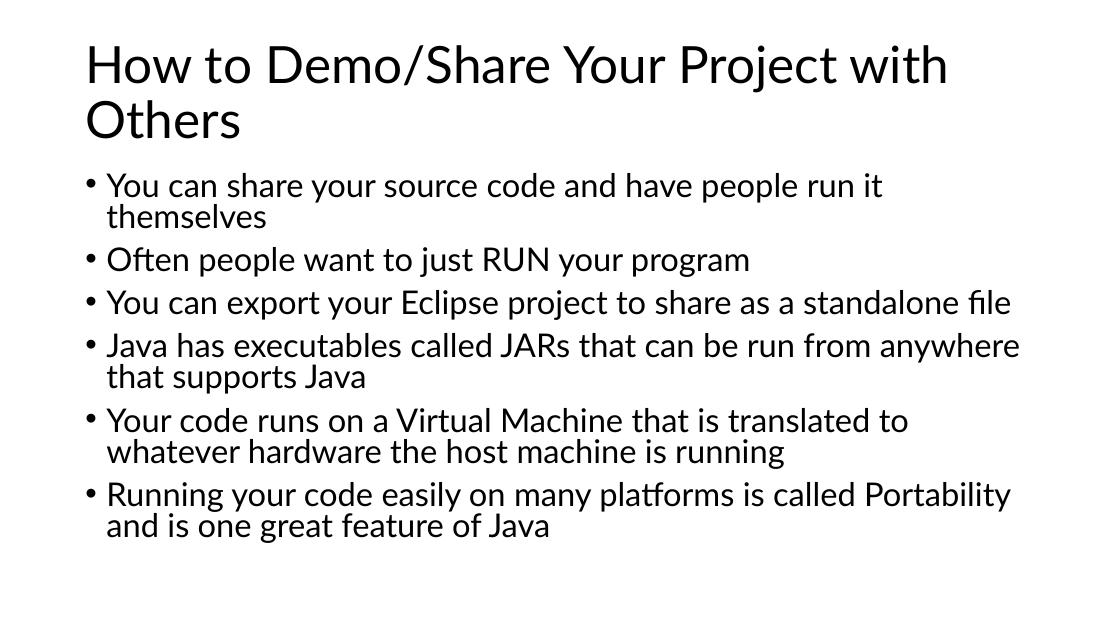
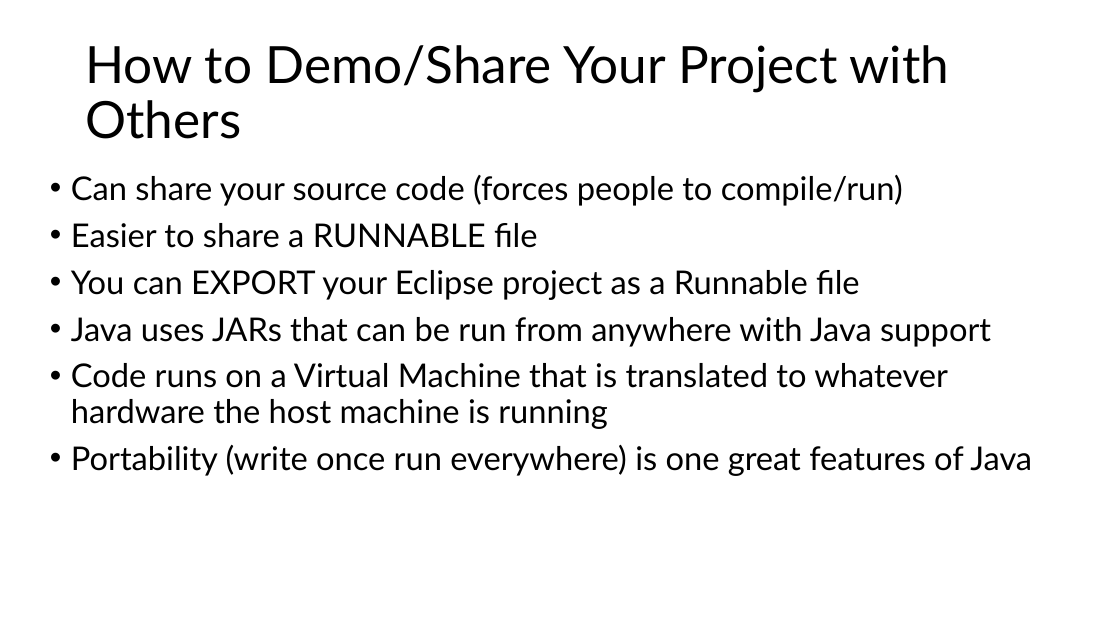
Before and after one commit to RHIT-CSSE/csse220, a slide deck: slide 2 of ClassMaterials/ComparableAndComparators/Slides/Part4-RunnableJars.pptx. Drawn at 1120x630 pixels with LibreOffice and Linux fonts; fonts in the diff are those of the drawing. Boxes give left, top, right and bottom in pixels: in the first picture for what was removed or moved away, otherwise in the second. Text is boxed around its words. In the diff, an @@ line names an element or a change of style, - is before the commit and + after.

Commit message:
final tweaks to slides

```diff
--- a/ClassMaterials/ComparableAndComparators/Slides/Part4-RunnableJars.pptx
+++ b/ClassMaterials/ComparableAndComparators/Slides/Part4-RunnableJars.pptx
@@ text at <box>71,175,1032,476</box>: text changed @@
-• You can share your source code and have people run it themselves
-• Often people want to just RUN your program
-• You can export your Eclipse project to share as a standalone file
-• Java has executables called JARs that can be run from anywhere that supports Java
-• Your code runs on a Virtual Machine that is translated to whatever hardware the host machine is running
-• Running your code easily on many platforms is called Portability and is one great feature of Java
+• Can share your source code (forces people to compile/run)
+• Easier to share a RUNNABLE file
+• You can EXPORT your Eclipse project as a Runnable file
+• Java uses JARs that can be run from anywhere with Java support
+• Code runs on a Virtual Machine that is translated to whatever hardware the host machine is running
+• Portability (write once run everywhere) is one great features of Java
```
Also in this commit, not shown: 4 other slides changed, 1 slide added, 5 other files.
